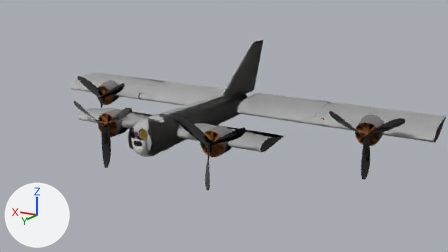
What one commit did to the Blender file fmuas-xp/objects/fmuas.blend.
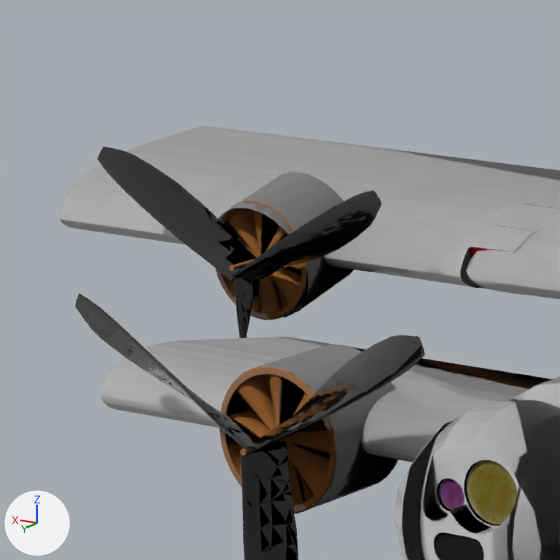
The first picture shows the older version from the file's camera 'Camera'. The close-ups show both versions on the part from 14% to 35% of the width and 20% to 58% of the height of that picture; other places that the commit changed are outside them. The lights are fixed; the arrows at lower left show +X, +Y and +Z.

In view in the first close-up: 'camera', 'fwing2', 'gimbal', 'motor2i', 'motor2o', 'motor4i', 'motor4o', 'propccw2', 'propcw4', 'rwing', 'wingo4'.
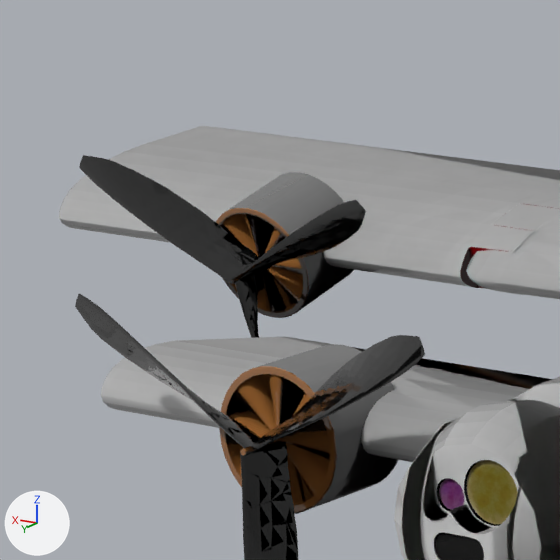
What differs and where, as boxes [x1, y1, x2, y2] in the close-ups (560 x 560 px):
'propcw4', moved
    before: [97, 147, 382, 338]
    after: [79, 155, 366, 338]
'motor4i', moved
    before: [215, 200, 308, 320]
    after: [216, 208, 309, 318]

The change in detail:
In object 'propcw4' (ob_propcw4), matrix_parent_inverse goes from Matrix(((0.87, 0.0, 0.0, -0.269), (0.0, 0.753, 0.435, 0.242), (0.0, -0.435, 0.753, -0.135), (0.0, 0.0, 0.0, 1.0))) to Matrix(((0.87, 0.0, 0.0, -0.269), (0.0, 0.615, 0.615, 0.196), (0.0, -0.615, 0.615, -0.196), (0.0, 0.0, 0.0, 1.0))).
Object 'propcw4' (ob_propcw4) moves from (0.455, -0.275, -0.0171) to (0.455, -0.273, -0.0000612).
In object 'motor4i' (ob_motor4i), matrix_parent_inverse goes from Matrix(((0.87, 0.0, 0.0, -0.269), (0.0, 0.753, 0.435, 0.242), (0.0, -0.435, 0.753, -0.135), (0.0, 0.0, 0.0, 1.0))) to Matrix(((0.87, 0.0, 0.0, -0.269), (0.0, 0.615, 0.615, 0.196), (0.0, -0.615, 0.615, -0.196), (0.0, 0.0, 0.0, 1.0))).
Object 'motor4i' (ob_motor4i) moves from (0.455, -0.298, -0.0113) to (0.455, -0.297, -0.000333).
